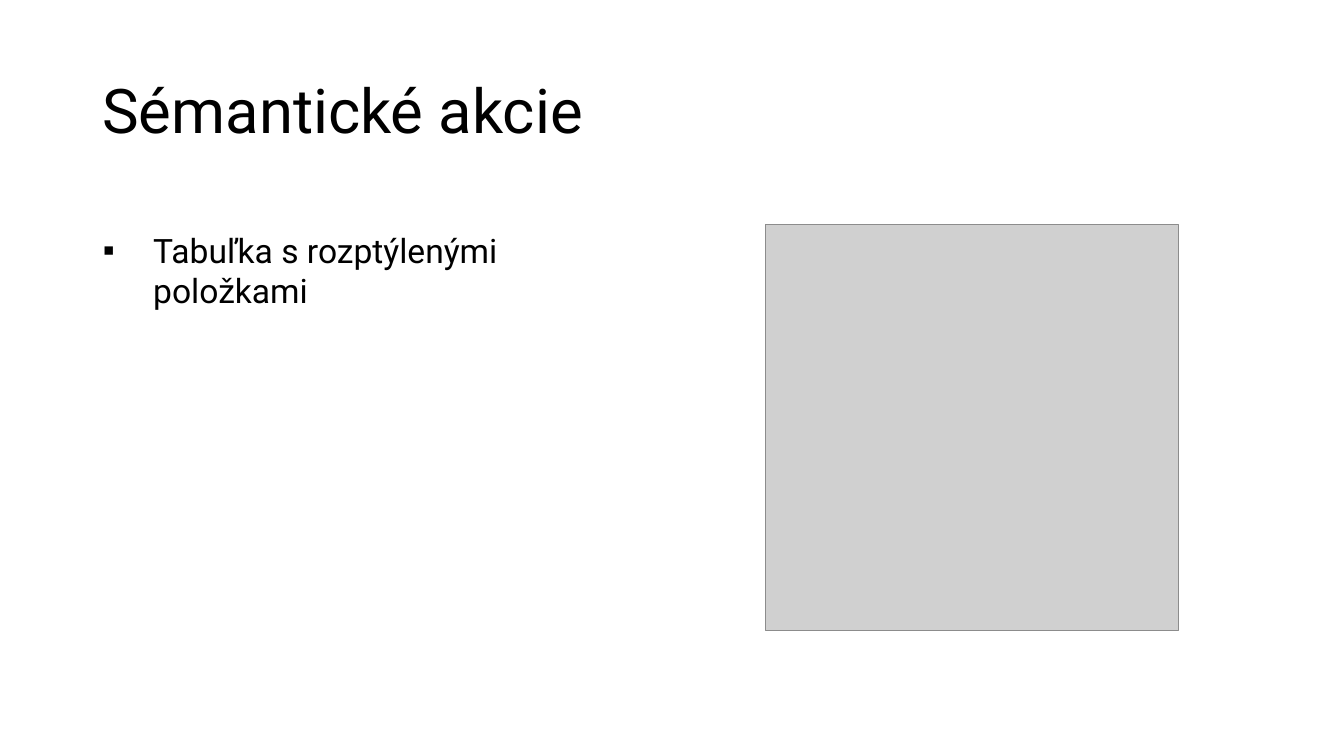
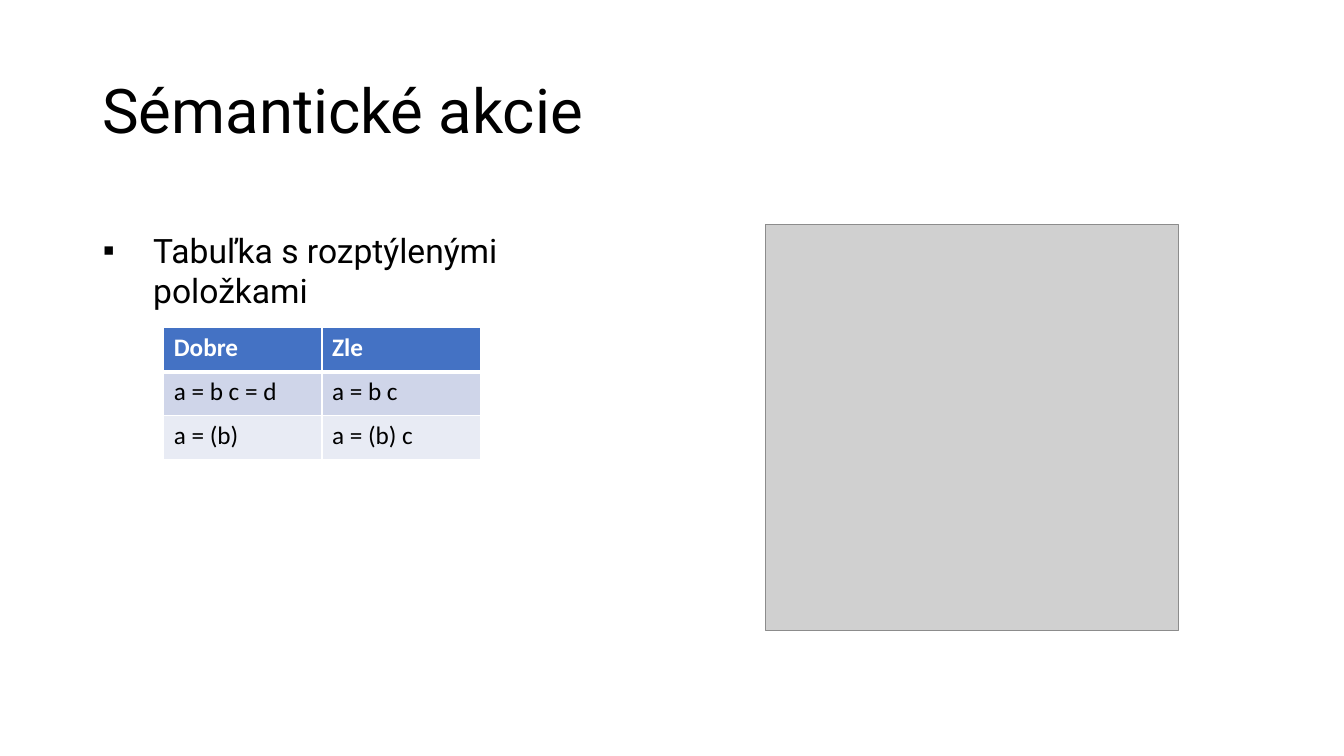
Before and after one commit to AndreiShchepa/BUT_COMPILER_2021, a slide deck: slide 6 of documentation/Presentation.pptx. Drawn at 1344x756 pixels with LibreOffice and Linux fonts; fonts in the diff are those of the drawing; grey boxes stand for pictures. Boxes give left, top, right and bottom in pixels: in the first picture for what was removed or moved away, otherwise in the second. Text is boxed around its words. In the diff, an @@ line names an element or a change of style, - is before the commit and + after.

```diff
--- a/documentation/Presentation.pptx
+++ b/documentation/Presentation.pptx
@@ table added at box(163, 328, 480, 460), 3 rows, 2 columns @@
+Dobre | Zle
+a = b c = d | a = b c
+a = (b) | a = (b) c
```
Also in this commit, not shown: 1 other slide changed.
